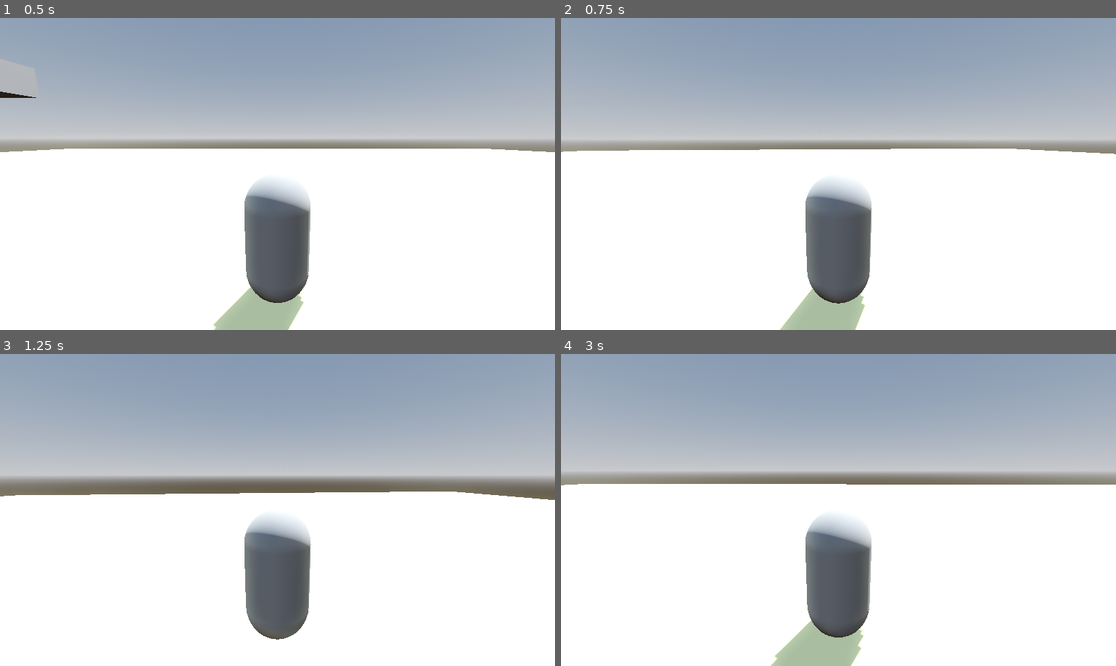
Above: before the commit, frames 1-4 (two rows, left to right).
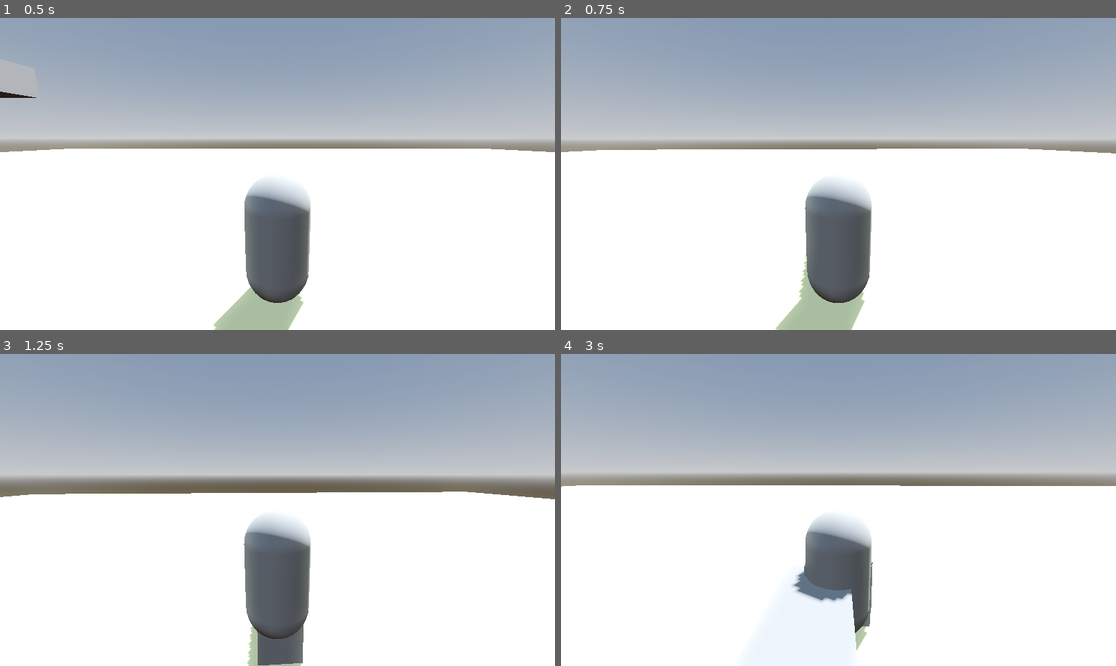
Above: after the commit, the same moments.

Repository: Lukko-Digital/walkington-city
Game: Godot game, scene res://main.tscn
Same seed, same stepped clock (60 frames per second), same inputs: the game is played once before the commit and once after it.
Inputs (mouse positions are in pixels of both pictures, inside the frame that each line leads up to):
- Up to frame 1 (0.5 s): no input
- Up to frame 2 (0.75 s): move the mouse to (866, 174) at 0.52 s; press the mouse at (866, 174) at 0.53 s; hold W (forward) from 0.53 s (still down)
- Up to frame 3 (1.25 s): keep holding W (forward); tap Space (jump) at 0.77 s
- Up to frame 4 (3 s): keep holding W (forward); move the mouse to (810, 510) at 1.27 s; release the mouse at (810, 510) at 1.28 s; click (810, 510) at 1.35 s; tap Space (jump) at 1.52 s; move the mouse to (849, 503) at 2.02 s; press the mouse at (849, 503) at 2.03 s; move the mouse to (832, 516) at 2.77 s; release the mouse at (832, 516) at 2.78 s; click (832, 516) at 2.85 s

Frame 1 is identical in both runs. In frame 2, 0.4% of the frame differs, in the area x 0-100%, y 41-100%; in frame 3, 1.2%; in frame 4, 3.3%.

Commit message:
throw drill

Diff:
--- /dev/null
+++ b/drill.gd
@@ -0,0 +1,7 @@
+extends RigidBody3D
+
+const SPEED = 800
+var direction: Vector3 = Vector3.FORWARD
+
+func _ready():
+	apply_central_force(direction * SPEED)
--- /dev/null
+++ b/drill.tscn
@@ -0,0 +1,21 @@
+[gd_scene load_steps=4 format=3 uid="uid://nu7r2s2b8db8"]
+
+[ext_resource type="Script" path="res://drill.gd" id="1_5j3n4"]
+
+[sub_resource type="BoxMesh" id="BoxMesh_ci0el"]
+size = Vector3(1, 1, 2)
+
+[sub_resource type="ConvexPolygonShape3D" id="ConvexPolygonShape3D_yo1ot"]
+points = PackedVector3Array(0.5, 0.5, 1, 0.5, -0.5, 1, 0.5, 0.5, -1, -0.5, 0.5, 1, -0.5, -0.5, 1, 0.5, -0.5, -1, -0.5, 0.5, -1, -0.5, -0.5, -1)
+
+[node name="Drill" type="RigidBody3D"]
+collision_layer = 0
+script = ExtResource("1_5j3n4")
+
+[node name="MeshInstance3D" type="MeshInstance3D" parent="."]
+transform = Transform3D(1, 0, 0, 0, 1, 0, 0, 0, 1, 0.00432634, 0.0304309, -0.00869656)
+mesh = SubResource("BoxMesh_ci0el")
+
+[node name="CollisionShape3D" type="CollisionShape3D" parent="."]
+transform = Transform3D(1, 0, 0, 0, 1, 0, 0, 0, 1, 0.00432634, 0.0304309, -0.00869656)
+shape = SubResource("ConvexPolygonShape3D_yo1ot")
--- a/player.gd
+++ b/player.gd
@@ -11,6 +11,7 @@
 var pitch_input := 0.0
 var gravity = ProjectSettings.get_setting("physics/3d/default_gravity")
 
+@onready var drill_scene = preload("res://drill.tscn")
 @onready var twist_pivot = $TwistPivot
 @onready var pitch_pivot = $TwistPivot/PitchPivot
 
@@ -48,6 +49,15 @@
 	twist_input = 0
 	pitch_input = 0
 
+	#print($TwistPivot/PitchPivot/Camera3D.global_transform)
+
+func throw_drill():
+	var instance = drill_scene.instantiate()
+	instance.position = global_position
+	instance.direction = -$TwistPivot/PitchPivot/Camera3D.global_transform.basis.z
+	#instance.direction.rotate_y(twist_pivot.rotation.y)
+	#instance.direction.rotate_x(pitch_pivot.rotation.x)
+	get_parent().add_child(instance)
 
 func _unhandled_input(event):
 	if event is InputEventMouseMotion:
@@ -58,3 +68,5 @@
 		velocity.y = JUMP_VELOCITY
 	if event.is_action_pressed("ui_cancel"):
 		Input.mouse_mode = Input.MOUSE_MODE_VISIBLE
+	if event.is_action_pressed("throw"):
+		throw_drill()
--- a/player.tscn
+++ b/player.tscn
@@ -8,6 +8,7 @@
 points = PackedVector3Array(-0.125207, -0.532801, -0.480507, 0.0227831, 0.47607, 0.498884, 0.169713, 0.559144, 0.464172 …(924 unchanged characters)…
 
 [node name="Player" type="CharacterBody3D"]
+collision_layer = 0
 script = ExtResource("1_uemox")
 
 [node name="MeshInstance3D" type="MeshInstance3D" parent="."]
--- a/project.godot
+++ b/project.godot
@@ -14,12 +14,6 @@
 run/main_scene="res://main.tscn"
 config/features=PackedStringArray("4.2", "Forward Plus")
 config/icon="res://icon.svg"
-
-[display]
-
-window/size/viewport_width=1920
-window/size/viewport_height=1080
-window/size/mode=2
 
 [input]
 
@@ -73,6 +67,11 @@
 "events": [Object(InputEventJoypadMotion,"resource_local_to_scene":false,"resource_name":"","device":-1,"axis":2,"axis_value":1.0,"script":null)
 ]
 }
+throw={
+"deadzone": 0.5,
+"events": [Object(InputEventMouseButton,"resource_local_to_scene":false,"resource_name":"","device":-1,"window_id":0,"alt_pressed":false,"shift_pressed":false,"ctrl_pressed":false,"meta_pressed":false,"button_mask":0,"position":Vector2(0, 0),"global_position":Vector2(0, 0),"factor":1.0,"button_index":1,"canceled":false,"pressed":false,"double_click":false,"script":null)
+]
+}
 
 [rendering]
 
